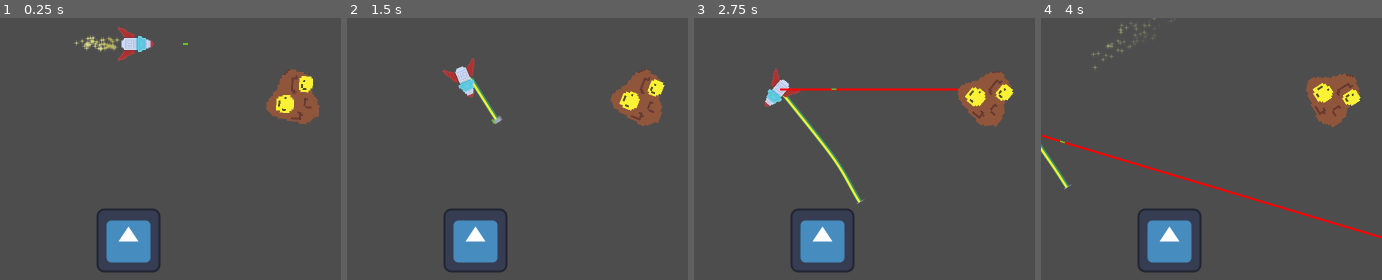
Above: before the commit, frames 1-4 (left to right).
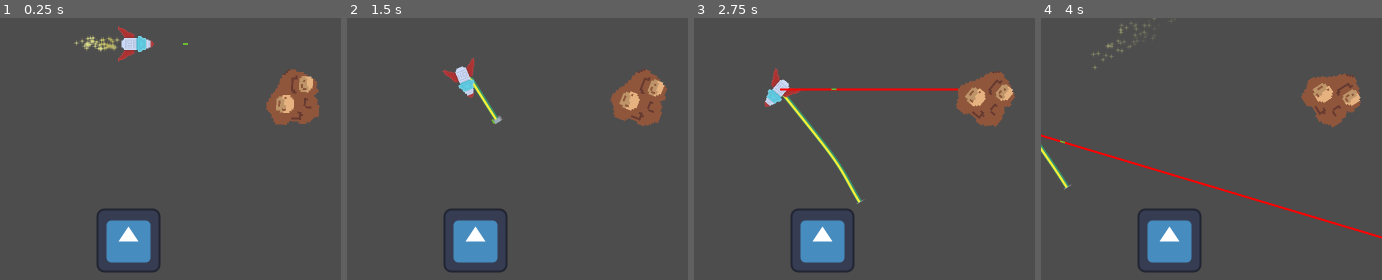
Above: after the commit, the same moments.

Repository: Bromeon/LudumDare54
Game: Godot game, scene res://Playground/ShipTetherPlayground.tscn
Two runs of this game, one before a commit and one after it. Both use one fixed random seed, a clock stepped at 60 frames per second and the inputs below. This scene is started directly instead of the project's main scene. The engine's default icon, where the game draws it, is replaced by a stand-in: a white triangle on a blue panel in a dark square.
Inputs (mouse positions are % of the whole screen's width and height, from its top left):
- Up to frame 1 (0.25 s): no input
- Up to frame 2 (1.5 s): move the mouse to (84, 45) at 0.52 s; hold D (Right) 0.53-1.28 s; hold Right mouse button (ShootLaser) 0.53-1.28 s; move the mouse to (35, 57) at 1.27 s; hold Ctrl (Brake) from 1.28 s (still down); tap Space (ShootTether) at 1.35 s
- Up to frame 3 (2.75 s): move the mouse to (70, 24) at 2.02 s; release Ctrl (Brake) at 2.03 s; hold D (Right) from 2.03 s (still down); hold Right mouse button (ShootLaser) from 2.03 s (still down)
- Up to frame 4 (4 s): move the mouse to (53, 75) at 2.77 s; release D (Right) at 2.78 s; release Right mouse button (ShootLaser) at 2.78 s; hold W (Up) 2.78-3.53 s; tap Space (ShootTether) at 2.85 s; move the mouse to (94, 69) at 3.52 s; hold A (Left) from 3.53 s (still down); hold Right mouse button (ShootLaser) from 3.53 s (still down)
The pictures show only the part of the screen within x 0-50%, y 10-60%; the shares and areas given below are measured in that part.

The runs differ from the first frame. In frame 1, 0.8% of the frame differs, in the area x 79-94%, y 22-41%; in frame 2, 0.7%; in frame 3, 0.7%; in frame 4, 0.7%.

Commit message:
Minerals change color depending on type

Diff:
--- a/Scenes/MiningSpot/MiningSpot.gd
+++ b/Scenes/MiningSpot/MiningSpot.gd
@@ -8,11 +8,24 @@
 @export var RESOURCE_YIELD: int = 5
 @export_enum("Lanthanum", "Yttrium", "Cerium", "Praseodymium", "Europium", "Terbium", "Samarium", "Gadolinium") var MINERAL_TYPE = "Lanthanum"
 
+var MINERAL_TYPE_COLORS = {
+	"Lanthanum": Color(0.9, 0.5, 0.5),
+	"Yttrium": Color(0.5, 0.9, 0.5),
+	"Cerium": Color(0.5, 0.5, 0.9),
+	"Praseodymium": Color(0.9, 0.9, 0.5),
+	"Europium": Color(0.9, 0.5, 0.9),
+	"Terbium": Color(0.5, 0.9, 0.9),
+	"Samarium": Color(0.9, 0.7, 0.5),
+	"Gadolinium": Color(0.7, 0.7, 0.7)
+}
+
 # The asteroid will drop one mineral each time its HP reaches zero.
 # After dropping `RESOURCE_YIELD` minerals it is destroyed.
 @onready var hp: float = HP_PER_DROP
 @onready var resource_count: int = RESOURCE_YIELD
 
+func _ready():
+	$Mining1/Mineral1.modulate = MINERAL_TYPE_COLORS[MINERAL_TYPE]
 
 func _physics_process(delta):
 	self.rotate(delta * ROTATION_SPEED)
--- a/Scenes/MiningSpot/MiningSpot.tscn
+++ b/Scenes/MiningSpot/MiningSpot.tscn
@@ -1,7 +1,8 @@
-[gd_scene load_steps=5 format=3 uid="uid://c4rgrpq3etg1w"]
+[gd_scene load_steps=6 format=3 uid="uid://c4rgrpq3etg1w"]
 
-[ext_resource type="Texture2D" uid="uid://c28ubs8imcpor" path="res://Assets/Sprites/Mining_1.png" id="1_1fk45"]
 [ext_resource type="Script" path="res://Scenes/MiningSpot/MiningSpot.gd" id="1_bjivk"]
+[ext_resource type="Texture2D" uid="uid://d0f5n2rab2le8" path="res://Assets/Sprites/Blob.png" id="2_x3624"]
+[ext_resource type="Texture2D" uid="uid://d346v7etxrbwk" path="res://Assets/Sprites/Mineral.png" id="3_iu7wr"]
 
 [sub_resource type="RectangleShape2D" id="RectangleShape2D_4nl41"]
 size = Vector2(22, 27.5)
@@ -15,16 +16,23 @@
 script = ExtResource("1_bjivk")
 ROTATION_SPEED = 0.25
 RESOURCE_SPREAD = 0.5
+MINERAL_TYPE = "Samarium"
 
 [node name="Mining1" type="Sprite2D" parent="."]
 texture_filter = 1
 scale = Vector2(1.30469, 1.32813)
-texture = ExtResource("1_1fk45")
+texture = ExtResource("2_x3624")
+
+[node name="Mineral1" type="Sprite2D" parent="Mining1"]
+texture_filter = 1
+texture = ExtResource("3_iu7wr")
 
 [node name="CollisionShape2D" type="CollisionShape2D" parent="."]
 position = Vector2(1, -3.5)
 shape = SubResource("RectangleShape2D_4nl41")
+metadata/_edit_lock_ = true
 
 [node name="CollisionShape2D2" type="CollisionShape2D" parent="."]
 position = Vector2(-0.5, 8.25)
 shape = SubResource("RectangleShape2D_h6rkg")
+metadata/_edit_lock_ = true
Binary file added: Assets/Sprites/Mineral.aseprite
Binary file added: Assets/Sprites/Mineral.png
Not shown, added: Assets/Sprites/Mineral.png.import
